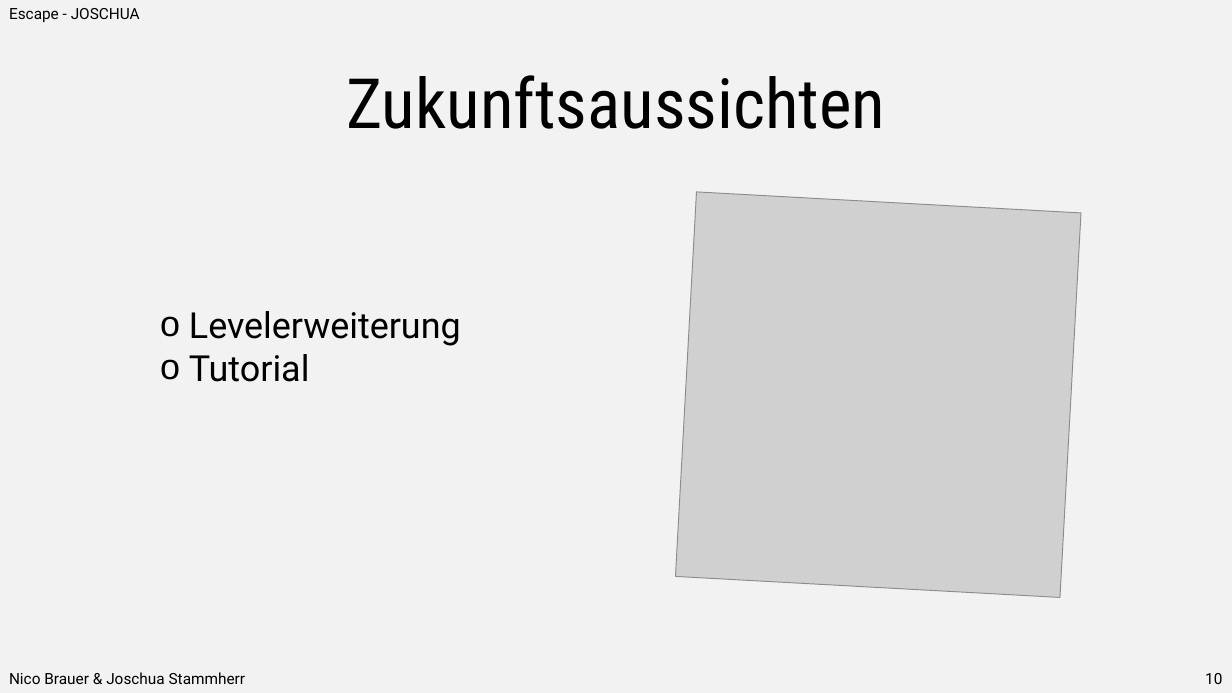
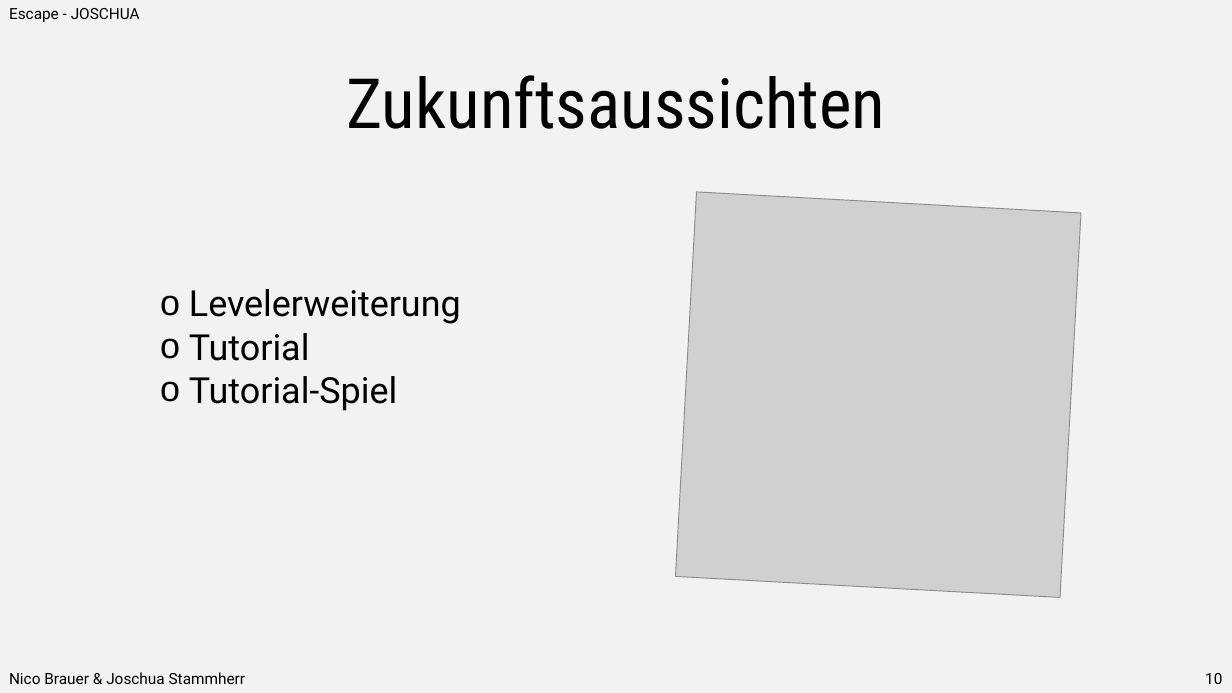
Before and after one commit to nico-nlm/Escape-JOSCHUA, a slide deck: slide 11 of dokumente/Präsentation.pptx. Drawn at 1232x693 pixels with LibreOffice and Linux fonts; fonts in the diff are those of the drawing; grey boxes stand for pictures. Boxes give left, top, right and bottom in pixels: in the first picture for what was removed or moved away, otherwise in the second. Text is boxed around its words. In the diff, an @@ line names an element or a change of style, - is before the commit and + after.

```diff
--- a/dokumente/Präsentation.pptx
+++ b/dokumente/Präsentation.pptx
@@ text "Levelerweiterung": place and size @@
-text "Levelerweiterung" at (189,311,461,382)
+text "Levelerweiterung" at (189,289,461,411)
@@ text at (189,376,397,411): paragraph added @@
+o Tutorial-Spiel
```
Also in this commit, not shown: 2 other slides changed, 2 slides removed, 4 other files.
